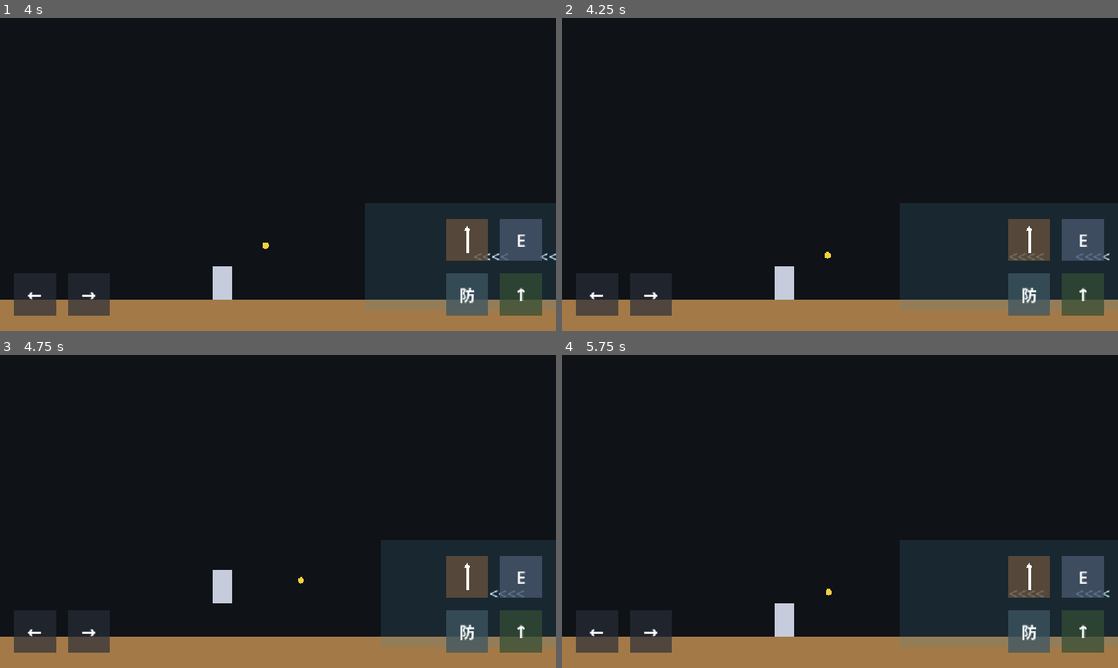
Above: before the commit, frames 1-4 (two rows, left to right).
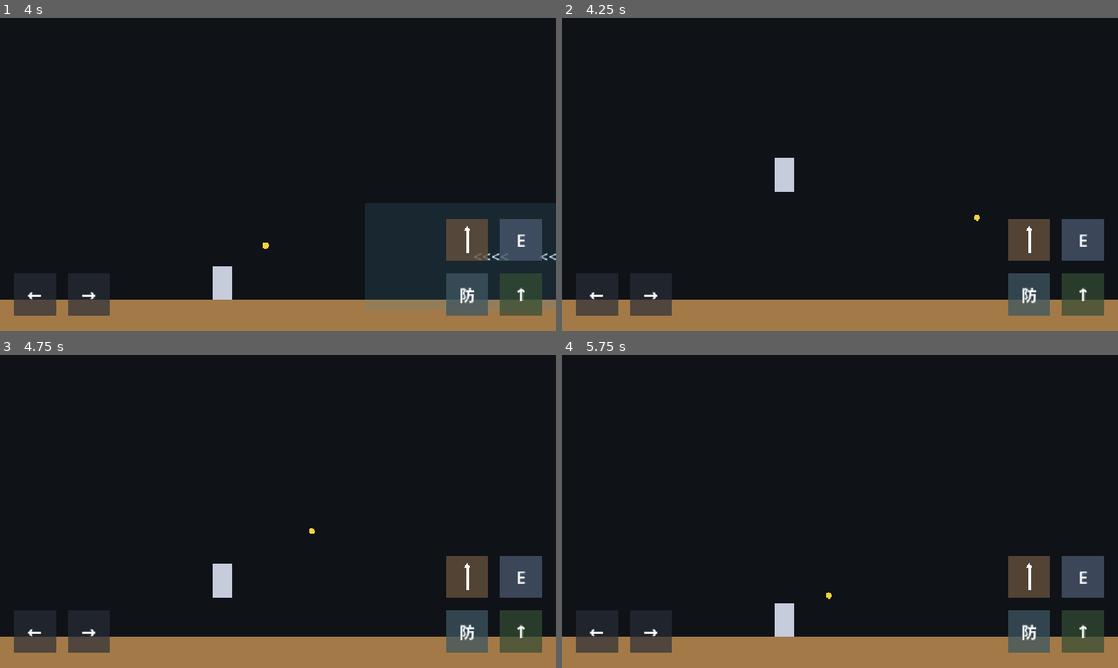
Above: after the commit, the same moments.

Repository: wenshuchuan0101-lab/A-Gift-for-the-land
Game: Godot game, scene res://Opening.tscn
Same seed, same stepped clock (60 frames per second), same inputs: the game is played once before the commit and once after it.
Inputs (mouse positions are in pixels of both pictures, inside the frame that each line leads up to):
- Up to frame 1 (4 s): tap Enter at 0.5 s; move the mouse to (400, 158) at 0.52 s; hold Shift (defend) 0.53-1.28 s; hold D (move_right) 0.53-2.03 s; tap Q (anchor) at 0.6, 1.55, 2.1, 3.05 s; click (400, 158) at 0.67 s; tap Space (jump) at 0.77, 1.52, 3.02, 3.77 s; move the mouse to (166, 190) at 1.27 s; tap Shift (defend) at 1.35, 2.85 s; move the mouse to (333, 105) at 2.02 s; hold A (move_left) 2.03-2.78 s; hold Shift (defend) 2.03-2.78 s; move the mouse to (250, 237) at 2.77 s; hold D (move_right) from 2.78 s (still down); click (250, 237) at 2.92 s; move the mouse to (444, 221) at 3.52 s; hold Shift (defend) from 3.53 s (still down); tap E (interact) at 3.6 s
- Up to frame 2 (4.25 s): keep holding D (move_right); keep holding Shift (defend); tap R (respawn_test, bound only after the commit) at 4.15 s
- Up to frame 3 (4.75 s): move the mouse to (111, 464) at 4.27 s; release D (move_right) at 4.28 s; release Shift (defend) at 4.28 s; hold A (move_left) from 4.28 s (still down); tap Q (anchor) at 4.35 s; tap Space (jump) at 4.52 s
- Up to frame 4 (5.75 s): move the mouse to (867, 511) at 5.02 s; release A (move_left) at 5.03 s; hold D (move_right) from 5.03 s (still down); hold Shift (defend) from 5.03 s (still down); click (867, 511) at 5.17 s

Frame 1 is identical in both runs. In frame 2, 9.7% of the frame differs, in the area x 38-100%, y 44-90%; in frame 3, 6.6%; in frame 4, 8.9%.

Commit message:
实现基础检查点系统

Diff:
--- /dev/null
+++ b/Checkpoint.tscn
@@ -0,0 +1,20 @@
+[gd_scene load_steps=3 format=3]
+
+[ext_resource type="Script" path="res://checkpoint.gd" id="1_checkpoint"]
+
+[sub_resource type="RectangleShape2D" id="RectangleShape2D_checkpoint"]
+size = Vector2(72, 100)
+
+[node name="Checkpoint" type="Area2D"]
+collision_layer = 0
+collision_mask = 1
+monitoring = true
+script = ExtResource("1_checkpoint")
+
+[node name="CollisionShape2D" type="CollisionShape2D" parent="."]
+position = Vector2(0, -15)
+shape = SubResource("RectangleShape2D_checkpoint")
+
+[node name="Visual" type="Polygon2D" parent="."]
+polygon = PackedVector2Array(-5, 35, 5, 35, 5, -34, 34, -23, 5, -12)
+color = Color(0.62, 0.56, 0.42, 1)
--- a/Demo_Level.tscn
+++ b/Demo_Level.tscn
@@ -10,6 +10,7 @@
 [ext_resource type="PackedScene" path="res://TotemMemory.tscn" id="8_totem_memory"]
 [ext_resource type="Script" path="res://grass_grid_manager.gd" id="9_grass_grid_manager"]
 [ext_resource type="Script" path="res://level_flow_controller.gd" id="10_level_flow"]
+[ext_resource type="PackedScene" path="res://Checkpoint.tscn" id="11_checkpoint"]
 
 [sub_resource type="RectangleShape2D" id="RectangleShape2D_ground"]
 size = Vector2(11000, 80)
@@ -126,6 +127,14 @@
 
 [node name="AbandonedHouse" parent="." instance=ExtResource("6_abandoned_house")]
 position = Vector2(3400, 560)
+
+[node name="Checkpoints" type="Node2D" parent="."]
+
+[node name="Checkpoint01" parent="Checkpoints" instance=ExtResource("11_checkpoint")]
+position = Vector2(3000, 525)
+
+[node name="Checkpoint02" parent="Checkpoints" instance=ExtResource("11_checkpoint")]
+position = Vector2(4700, 525)
 
 [node name="StageTriggers" type="Node2D" parent="."]
 
--- /dev/null
+++ b/checkpoint.gd
@@ -0,0 +1,26 @@
+extends Area2D
+
+const INACTIVE_COLOR := Color(0.62, 0.56, 0.42, 1.0)
+const ACTIVE_COLOR := Color(0.42, 0.76, 0.48, 1.0)
+
+@onready var visual: Polygon2D = $Visual
+
+var activated := false
+
+
+func _ready() -> void:
+	body_entered.connect(_on_body_entered)
+	_update_visual()
+
+
+func _on_body_entered(body: Node2D) -> void:
+	if activated:
+		return
+	if body is CharacterBody2D and body.has_method("set_checkpoint"):
+		body.set_checkpoint(global_position)
+		activated = true
+		_update_visual()
+
+
+func _update_visual() -> void:
+	visual.color = ACTIVE_COLOR if activated else INACTIVE_COLOR
--- a/player.gd
+++ b/player.gd
@@ -2,6 +2,7 @@
 
 const DEFEND_MOVE_MULTIPLIER := 0.5
 const DEFEND_WIND_MULTIPLIER := 0.3
+const RESPAWN_SETTLE_FRAMES := 2
 
 @export var move_speed: float = 220.0
 @export var jump_velocity: float = -420.0
@@ -10,13 +11,30 @@
 
 var gravity: float = ProjectSettings.get_setting("physics/2d/default_gravity")
 var external_force := Vector2.ZERO
+var current_checkpoint: Vector2
 var has_cloak := false
 var has_spear := false
 var is_defending := false
 var is_anchored := false
+var respawn_settle_frames := 0
+
+
+func _ready() -> void:
+	current_checkpoint = global_position
 
 
 func _physics_process(delta: float) -> void:
+	if Input.is_action_just_pressed("respawn_test"):
+		respawn()
+		return
+
+	if respawn_settle_frames > 0:
+		velocity = Vector2.ZERO
+		external_force = Vector2.ZERO
+		move_and_slide()
+		respawn_settle_frames -= 1
+		return
+
 	if not has_spear and is_anchored:
 		_set_anchored(false)
 	if has_spear and Input.is_action_just_pressed("anchor"):
@@ -43,7 +61,7 @@
 
 
 func add_external_force(force: Vector2) -> void:
-	if is_anchored:
+	if is_anchored or respawn_settle_frames > 0:
 		return
 	external_force += force
 
@@ -62,6 +80,21 @@
 	set_physics_process(enabled)
 
 
+func set_checkpoint(pos: Vector2) -> void:
+	current_checkpoint = pos
+
+
+func respawn() -> void:
+	global_position = current_checkpoint
+	velocity = Vector2.ZERO
+	external_force = Vector2.ZERO
+	is_defending = false
+	_set_anchored(false)
+	respawn_settle_frames = RESPAWN_SETTLE_FRAMES
+	set_physics_process(true)
+	reset_physics_interpolation()
+
+
 func _set_anchored(anchored: bool) -> void:
 	is_anchored = anchored
 	anchor_visual.visible = anchored
--- a/project.godot
+++ b/project.godot
@@ -54,6 +54,11 @@
 "events": [Object(InputEventKey,"resource_local_to_scene":false,"resource_name":"","device":-1,"window_id":0,"alt_press …(190 unchanged characters)…
 ]
 }
+respawn_test={
+"deadzone": 0.5,
+"events": [Object(InputEventKey,"resource_local_to_scene":false,"resource_name":"","device":-1,"window_id":0,"alt_pressed":false,"shift_pressed":false,"ctrl_pressed":false,"meta_pressed":false,"pressed":false,"keycode":0,"physical_keycode":82,"key_label":0,"unicode":0,"location":0,"echo":false,"script":null)
+]
+}
 
 [input_devices]
 
Not shown: 1 places in Demo_Level.tscn that only renumber resources
Not shown, added: checkpoint.gd.uid
